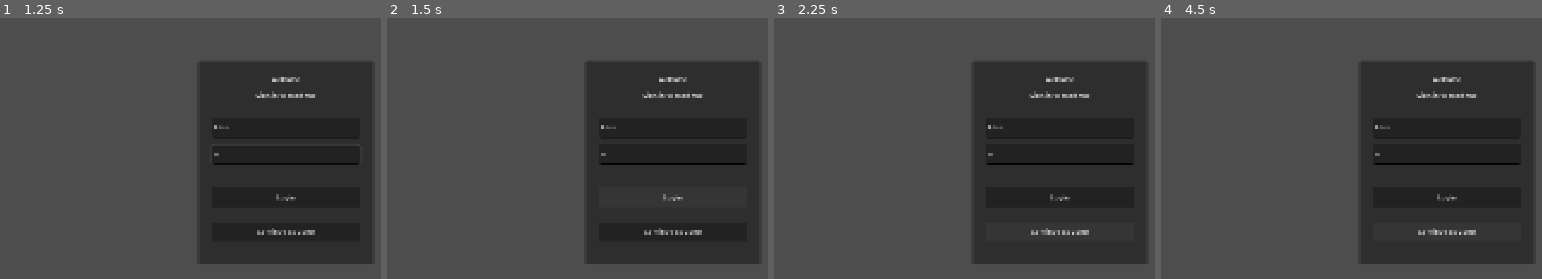
Above: before the commit, frames 1-4 (left to right).
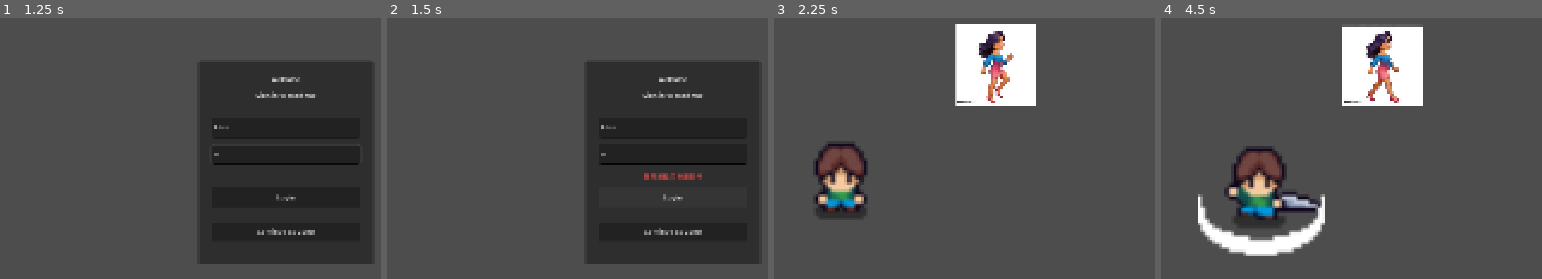
Above: after the commit, the same moments.

Repository: backtend/godothey
Game: Godot game, scene res://scenes/auth/Login.tscn
Same seed, same stepped clock (60 frames per second), same inputs: the game is played once before the commit and once after it. This scene is started directly instead of the project's main scene. The engine's default icon, where the game draws it, is replaced by a stand-in: a white triangle on a blue panel in a dark square.
Inputs (mouse positions are in pixels of both pictures, inside the frame that each line leads up to):
- Up to frame 1 (1.25 s): click (285, 127) at 0.52 s; type "Alex" at 0.6 s; click (285, 153) at 0.75 s; type "12" at 0.83 s
- Up to frame 2 (1.5 s): click "Login" at 1.25 s
- Up to frame 3 (2.25 s): click "Continue as Guest" at 2 s
- Up to frame 4 (4.5 s): click (1446, 232) at 2.75 s, where only the run before the commit has a clickable "Continue as Guest"; hold D (right) 3.53-4.28 s; tap J (attack) at 3.6, 4.35 s; hold S (down) from 4.28 s (still down)

Frame 1 is identical in both runs. In frame 2, 0.3% of the frame differs, in the area x 67-83%, y 59-63%; in frame 3, 40%; in frame 4, 43%, in the area x 9-98%, y 3-95%.
Error before the commit: Parse Error: Identifier "Auth" not declared in the current scope. (res://scripts/uis/auth/Login.gd:16)

Commit message:
重命名Auth为Authy并更新相关连接和调用

Diff:
--- a/project/scripts/logics/WelcomeLogic.gd
+++ b/project/scripts/logics/WelcomeLogic.gd
@@ -19,7 +19,7 @@
         print("初始化请求发起失败: %s" % _msg)
         return "res://scenes/home/Home.tscn"
 
-    print("初始化JSON解析成功的: %s" % _data)
+    print("初始化JSON解析成功的1: %s" % _data)
 
     # 是否需要升级
     if _data.get("goto_upgrade", false):
--- a/project/scripts/uis/Main.gd
+++ b/project/scripts/uis/Main.gd
@@ -12,7 +12,6 @@
     if version_label:
         version_label.text = "Version: %s" % version_name
 
-
     await get_tree().create_timer(1.0).timeout
 
     var toscene := await WelcomeLogic.initial()
@@ -21,10 +20,10 @@
 
 
 # func _after_upgrade_check() -> void:
-#     Auth.check_login_success.connect(_go_main)
-#     Auth.check_login_failed.connect(_go_login)
-#     if Auth.has_token():
-#         Auth.check_login()
+#     Authy.check_login_success.connect(_go_main)
+#     Authy.check_login_failed.connect(_go_login)
+#     if Authy.has_token():
+#         Authy.check_login()
 #     else:
 #         _go_login()
 
--- a/project/scripts/uis/auth/Login.gd
+++ b/project/scripts/uis/auth/Login.gd
@@ -13,8 +13,8 @@
     login_button.pressed.connect(_on_login_pressed)
     guest_button.pressed.connect(_on_guest_pressed)
 
-    Auth.login_success.connect(_on_login_success)
-    Auth.login_failed.connect(_on_login_failed)
+    Authy.login_success.connect(_on_login_success)
+    Authy.login_failed.connect(_on_login_failed)
 
 
 func _on_login_pressed() -> void:
@@ -28,7 +28,7 @@
     login_button.disabled = true
     error_label.text = "Signing in..."
 
-    Auth.login(u, p)
+    Authy.login(u, p)
 
 
 func _on_guest_pressed() -> void:
